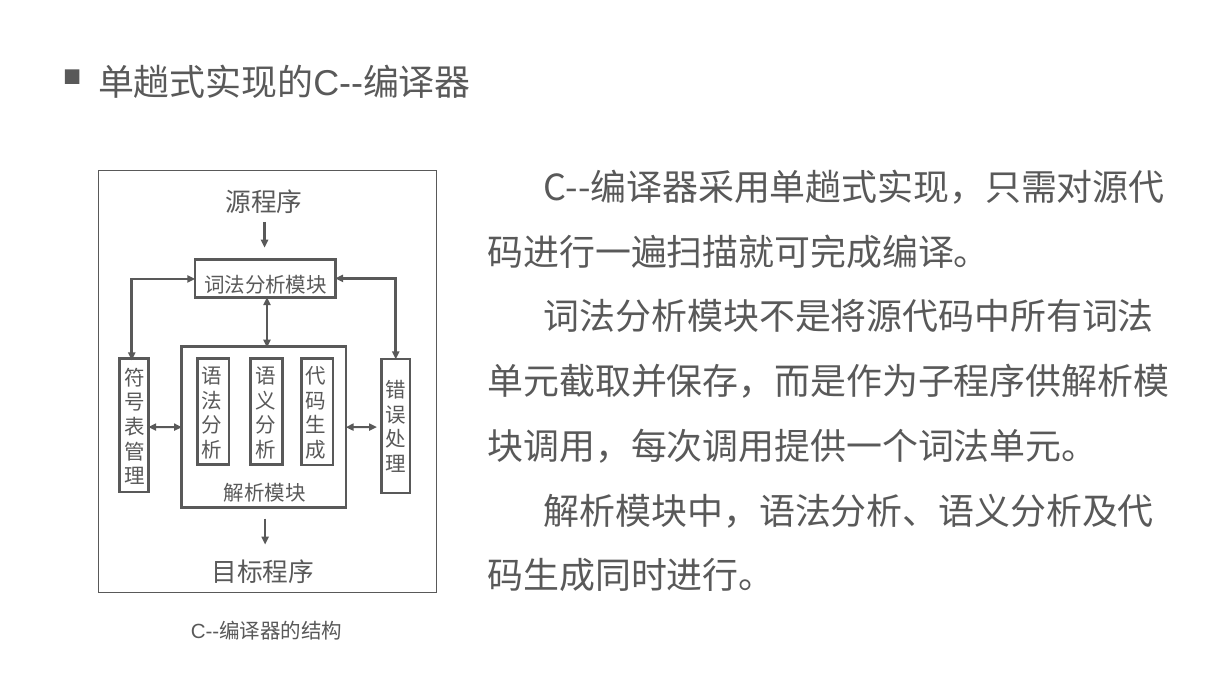
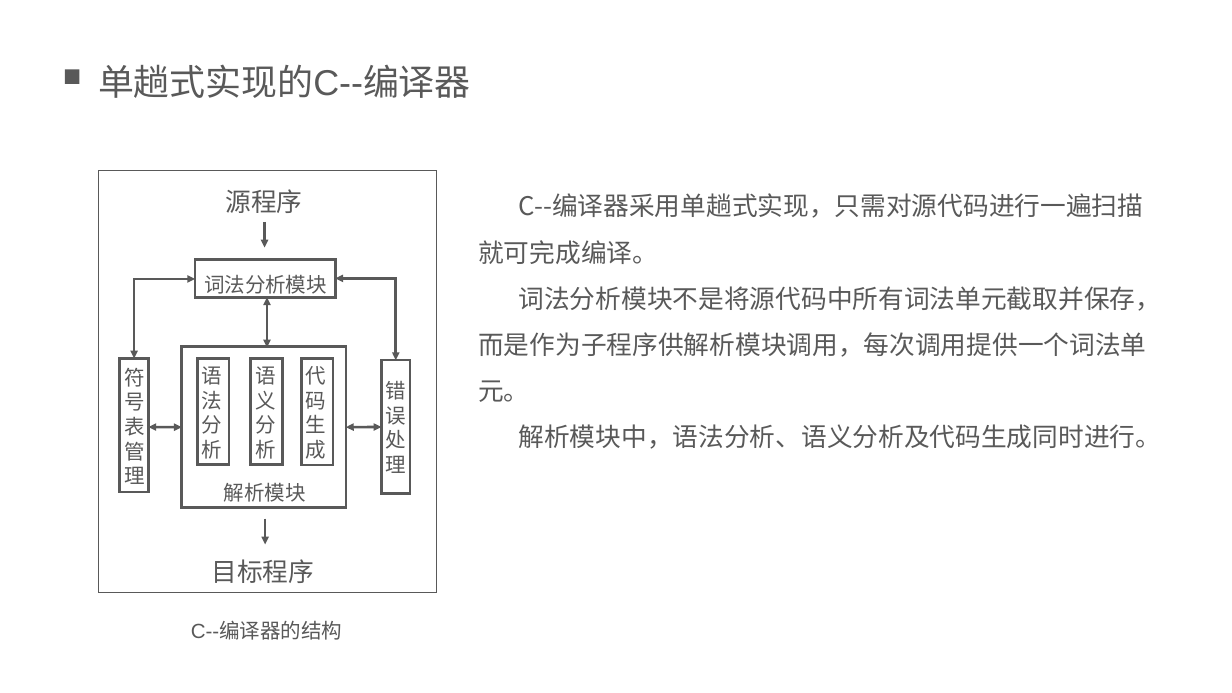
Before and after one commit to kkli28/cc, a slide deck: slide 9 of 论文相关/答辩ppt.pptx. Drawn at 1232x693 pixels with LibreOffice and Linux fonts; fonts in the diff are those of the drawing. Boxes give left, top, right and bottom in pixels: in the first picture for what was removed or moved away, otherwise in the second. Text is boxed around its words. In the diff, an @@ line names an element or a change of style, - is before the commit and + after.

```diff
--- a/论文相关/答辩ppt.pptx
+++ b/论文相关/答辩ppt.pptx
@@ text "C--编译器采用单趟式实现，只需对源代码进行一遍扫描就可完成编译。" moved from (x1=488, y1=169, x2=1170, y2=591) to (x1=478, y1=193, x2=1162, y2=449) @@
@@ text "C--编译器采用单趟式实现，只需对源代码进行一遍扫描就可完成编译。" at (x1=478, y1=193, x2=1162, y2=449): size 28 to 20 pt @@
@@ elbow double arrow (134, 359) - (195, 279): route changed @@
@@ double arrow moved from (377, 427) - (346, 427) to (382, 427) - (346, 427) @@
@@ double arrow (382, 427) - (346, 427): stroke #595959 1.5 pt to #595959 2 pt @@
```
Also in this commit, not shown: 5 other slides changed, 5 slides added, 1 other file.
